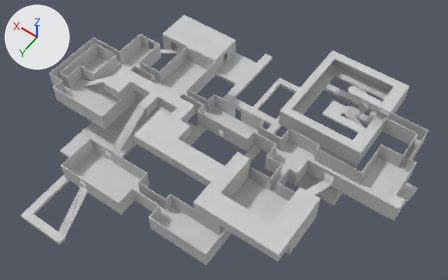
Before and after pictures for a commit that changed the FBX model exit mask/Assets/Models/Level Parts/incubator.FBX.
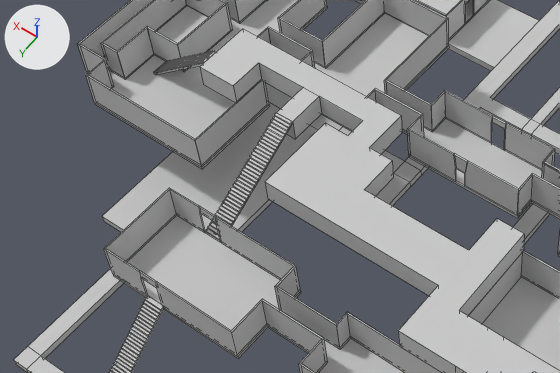
Each version appears first whole from a camera (50 mm lens) standing at (-39.8, 71.4, 88.8) and looking at (0.3, 15.2, 0.5), and next in a close-up on the part from 3% to 59% of the width and 19% to 79% of the height. Arrows for +X, +Y and +Z are at upper left; the lights stay in place. The close-ups show mesh edges as thin lines. Where no turn or scale is listed for an object, it has been applied to the vertices. Vertices at the same position are counted once.

The first close-up shows 'Line003'.
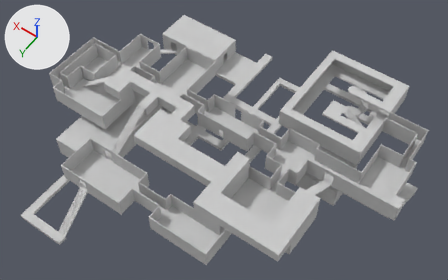
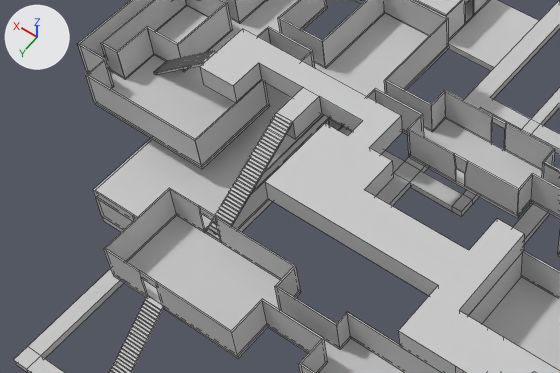
Commit message: All obstacles/maze pieces in incubator have been placed

Location of each change, [x1, y1, x2, y2] in pixels of the close-ups (560 x 373 px):
part 1 of me_mesh, built on
    before: [410, 130, 531, 187]
    after: [410, 129, 531, 217]
part 2 of me_mesh, built on
    before: [103, 84, 343, 231]
    after: [93, 83, 347, 231]

The edits, one by one:
me_mesh is used by ob_line003; location (-4.25, 9.64, 1.82).
me_mesh had 2167 vertices, 1521 faces and spanned x -27.9..38.5, y -26.7..36.7, z -6.4..5.1.
me_mesh now has 2229 vertices, 1581 faces and spans x -27.9..38.5, y -26.7..36.7, z -6.4..5.1.
Part 1, on me_mesh:
2 faces are deleted.
8 vertices are added at x 5.8..6.8, y 3.1..4.7, z -6.4..-5.7.
12 new faces join them.
Part 2, on me_mesh:
3 faces are deleted.
25 vertices are added at x 19.9..29.9, y 1.7..22.5, z -5.7..-2.2.
8 new vertices lie (0.0, 0.0, 2.5) away from vertices in x 19.8..30.0, y 3.1..22.6, z -5.7.
8 new vertices lie (0.0, 0.0, 1.1) away from vertices in x 19.8..30.0, y 3.1..22.6, z -3.2.
8 new vertices lie (0.0, -1.5, 0.0) away from vertices in x 19.8..30.0, y 3.1, z -6.4..-2.1.
5 new vertices lie (10.0, 0.0, 0.0) away from vertices in x 19.9, y 1.7..4.7, z -5.7..-2.2.
53 new faces join them.
